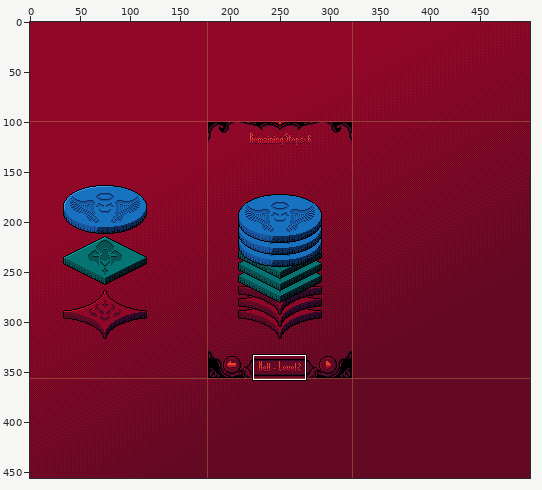
Two versions of one pixel-art file, Succubus/Sprites/TemplateScreen.aseprite. Above, an overview of the earlier version with the close-up marked.
Close-up. Before:
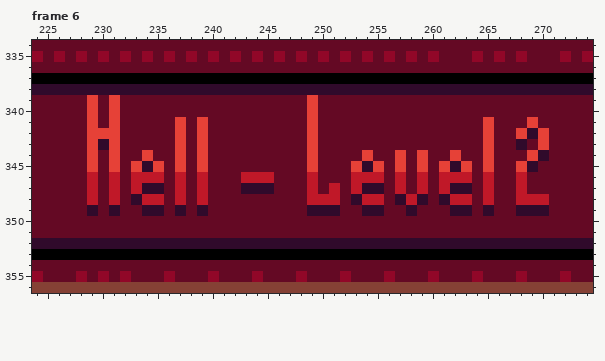
500x456 pixels, 7 frames. Colours within 5 levels of each other are drawn and written as one. Shown: frame 6: x 224..274, y 334..356. The commit also changed other frames or places, which this record leaves out.
Now the later version:
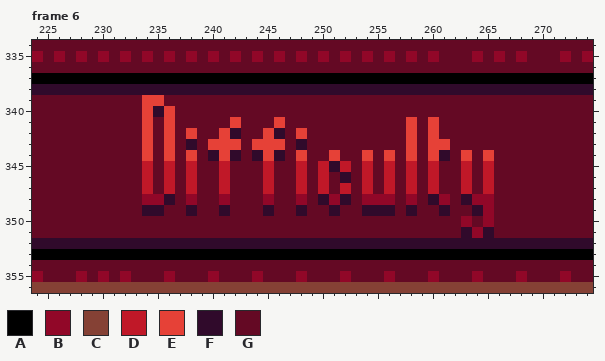
Palette (. is transparent): A #000000  B #910728  C #854135  D #c01828  E #e64137  F #300a2b  G #640924
Diff:
Changed rows in their new state; - is an unchanged pixel.
Frame 6, layers "Chat Top", "ButtonTop":
first column x 229:
339 G-G--EE-------------G---------------------
340 G-G--EFE------------G---------------------
341 G-G--E-EG-G--E---E--G--------E-E----G---G-
342 GGG--E-EGEG-EF--EF-EG--------E-E----G--GGG
343 GGG--E-EGFGEEE-EEE-FG--------E-EE---G--G-G
344 G-G----EGEGFEF-FEF-EG-E----EGEGEFGE-----GG
345 G-G-GDGDGDG-D---D--DGDFDGDGDGDGDGGD-D--GG-
346 G-G-G-GDGDG-D-GG---DGD-FG-GDGDGDGG-----G--
347 G-G-GDGDGDG-D-GGD--DGDGDGDGDGDGDGGD----G--
348 G-G-GBBFGBG-B---B--BGFBFGBBBGBGFBGFBB--GGG
349 G-G-----GFG-F---F--FGG-----F----FGGFB--GGG
350 ----------------------------------B-B-----
351 ----------------------------------FBF-----
Changed places in both close-ups, as pixel boxes (x1, y1, x2, y2):
changed: (87, 95, 549, 238)
